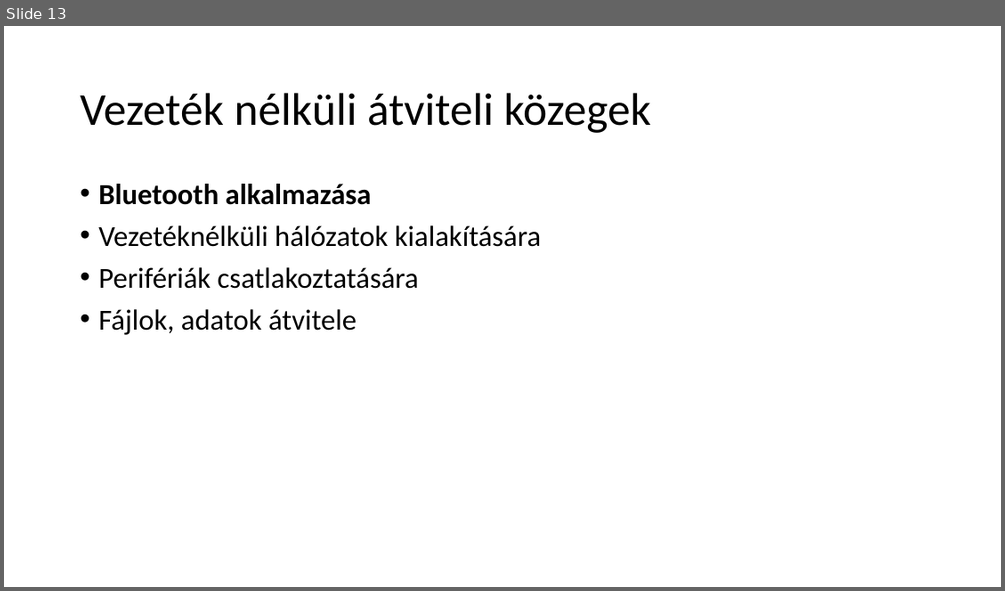
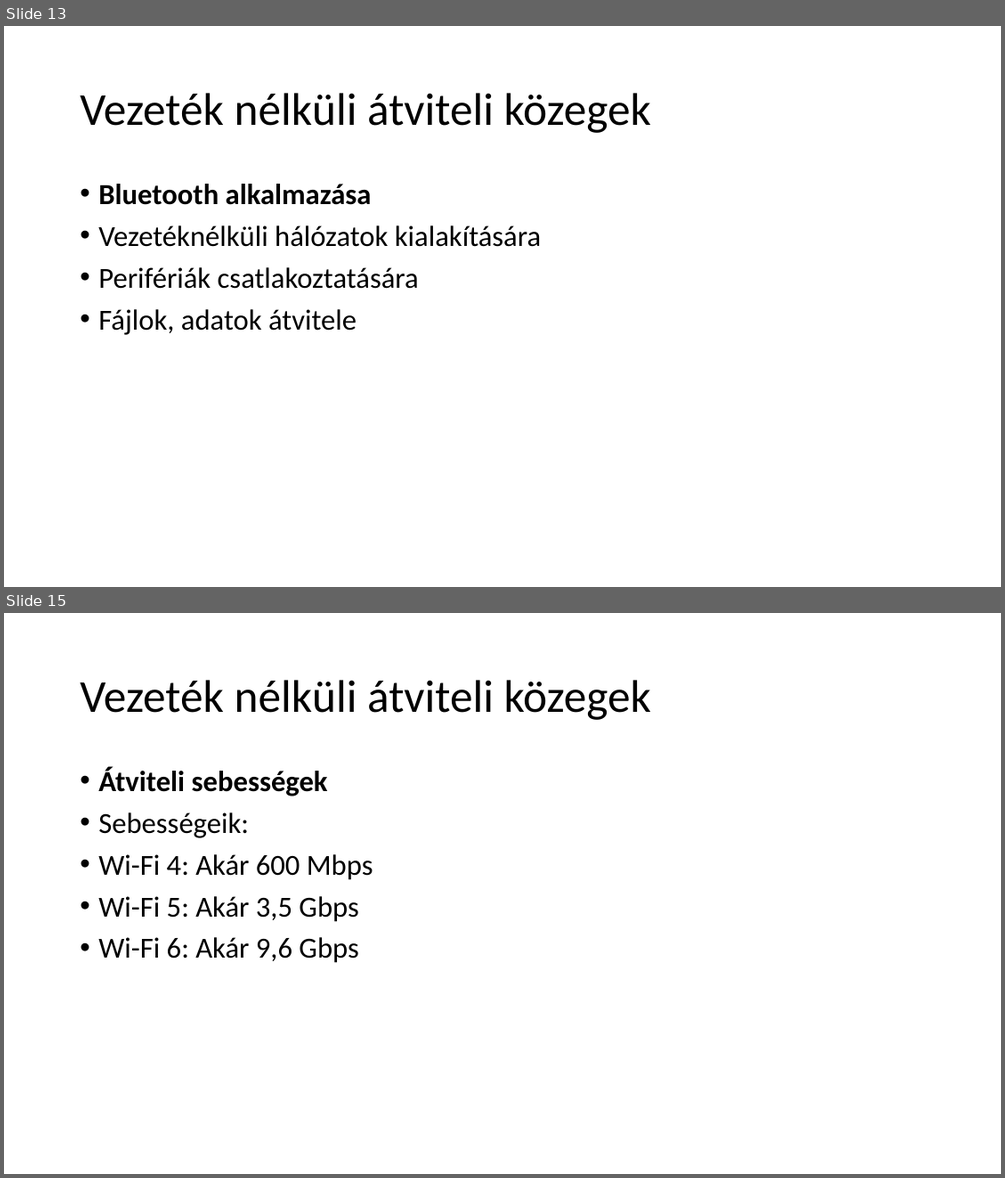
Before and after one commit to gutibalintka/Iktproll2, a slide deck: Vezeték, vezeték nélküli átviteli közegek.pptx. Shown one above the other, each under a label of ours: slide 13 before the commit, slides 13 and 15 after it; the slides between them are not shown. The pictures are 1005x591 and 1005x1178 pixels, drawn with LibreOffice and Linux fonts; fonts in the diff are those of the drawing. Boxes give left, top, right and bottom in pixels: in the first picture for what was removed or moved away, otherwise in the second. Text is boxed around its words. In the diff, an @@ line names an element or a change of style, - is before the commit and + after.

```diff
--- a/Vezeték, vezeték nélküli átviteli közegek.pptx
+++ b/Vezeték, vezeték nélküli átviteli közegek.pptx
@@ slide 15 added at <box>4,613,1001,1174</box>, background #FFFFFF @@
@@ title added at <box>80,680,651,720</box>, 44 pt, text #000000 @@
+Vezeték nélküli átviteli közegek
@@ text added at <box>98,767,373,963</box>, 28 pt, text #000000 @@
+• Átviteli sebességek
+• Sebességeik:
+• Wi-Fi 4: Akár 600 Mbps
+• Wi-Fi 5: Akár 3,5 Gbps
+• Wi-Fi 6: Akár 9,6 Gbps
```
Also in this commit, not shown: 9 other slides added.
